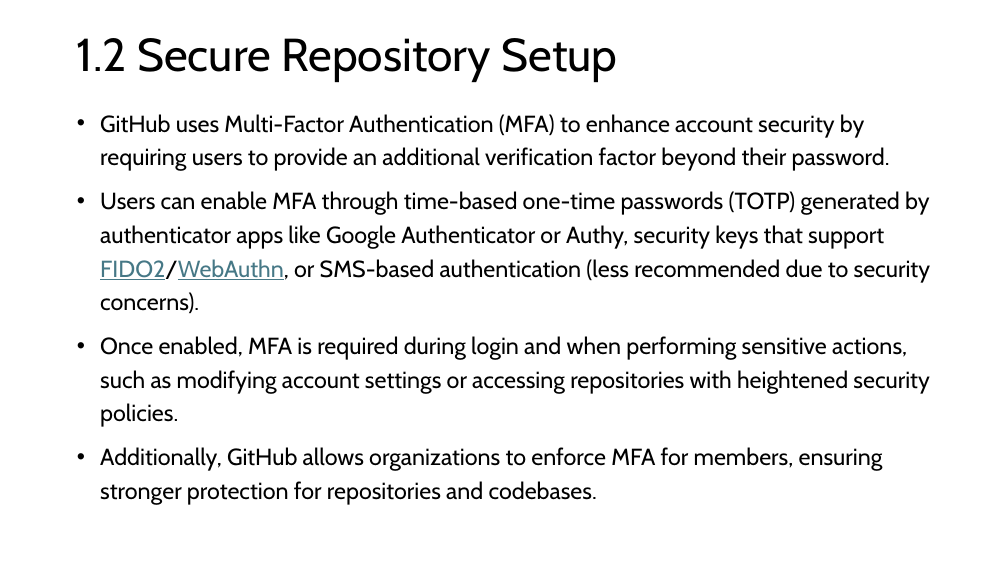
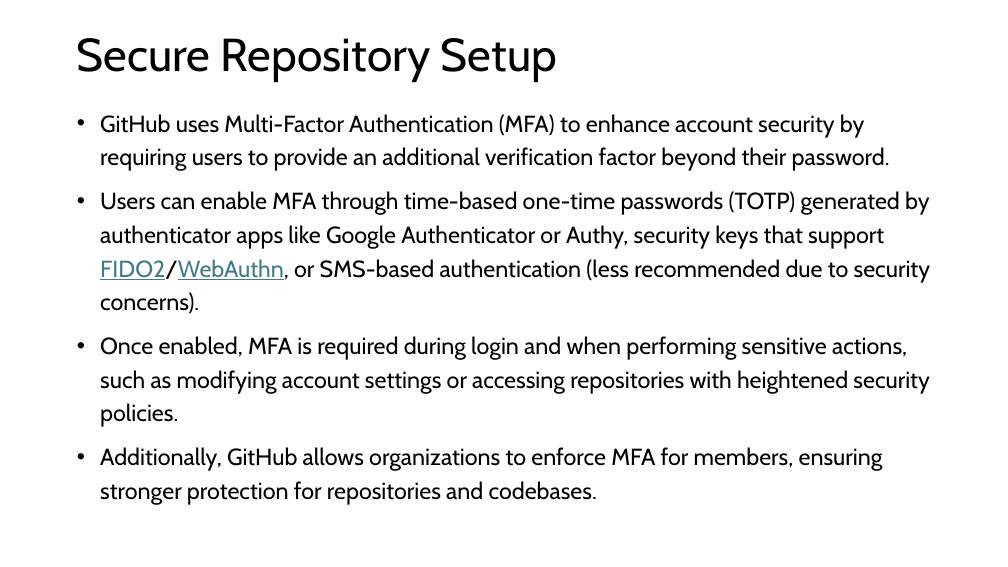
Before and after one commit to FSCJ-FacultyDev/SWC-Columbus-2025, a slide deck: slide 6 of Slides-Day1.pptx. Drawn at 1008x567 pixels with LibreOffice and Linux fonts; fonts in the diff are those of the drawing. Boxes give left, top, right and bottom in pixels: in the first picture for what was removed or moved away, otherwise in the second. Text is boxed around its words. In the diff, an @@ line names an element or a change of style, - is before the commit and + after.

```diff
--- a/Slides-Day1.pptx
+++ b/Slides-Day1.pptx
@@ title at (77,38,557,82): text changed @@
-1.2 Secure Repository Setup
+Secure Repository Setup
```
Also in this commit, not shown: 12 other slides changed, 9 slides added.
